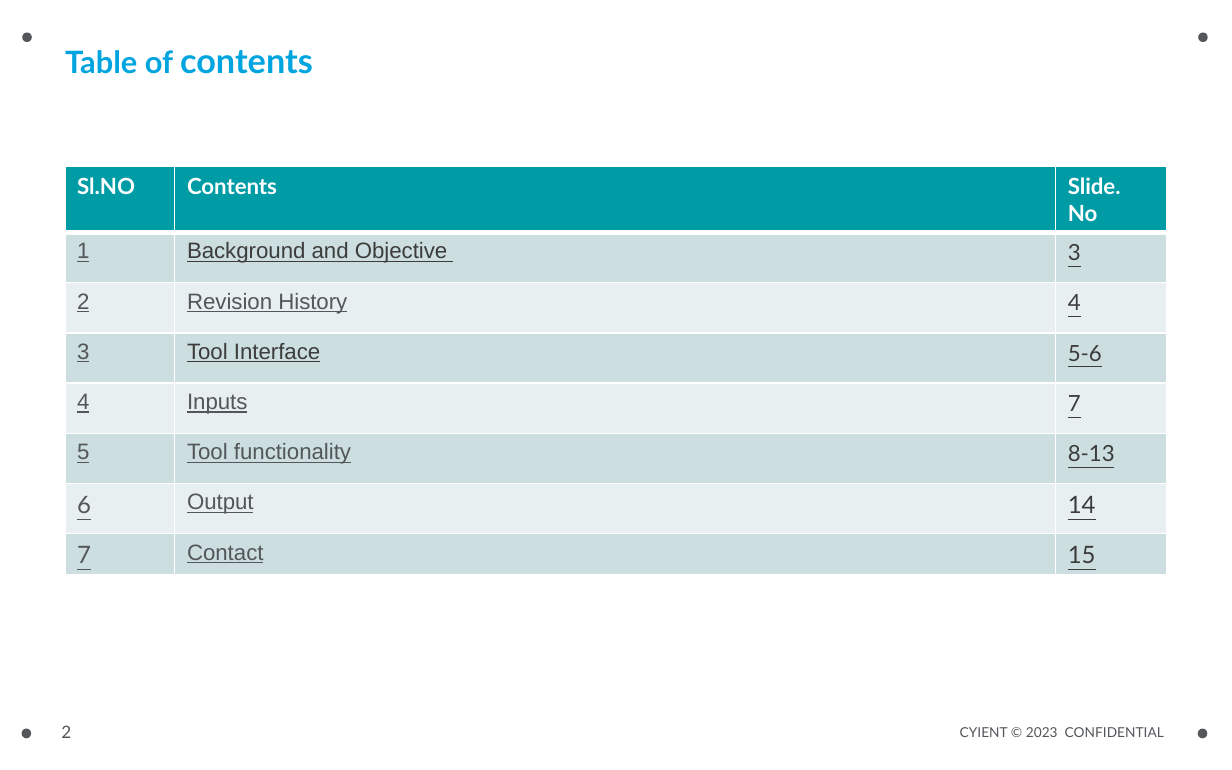
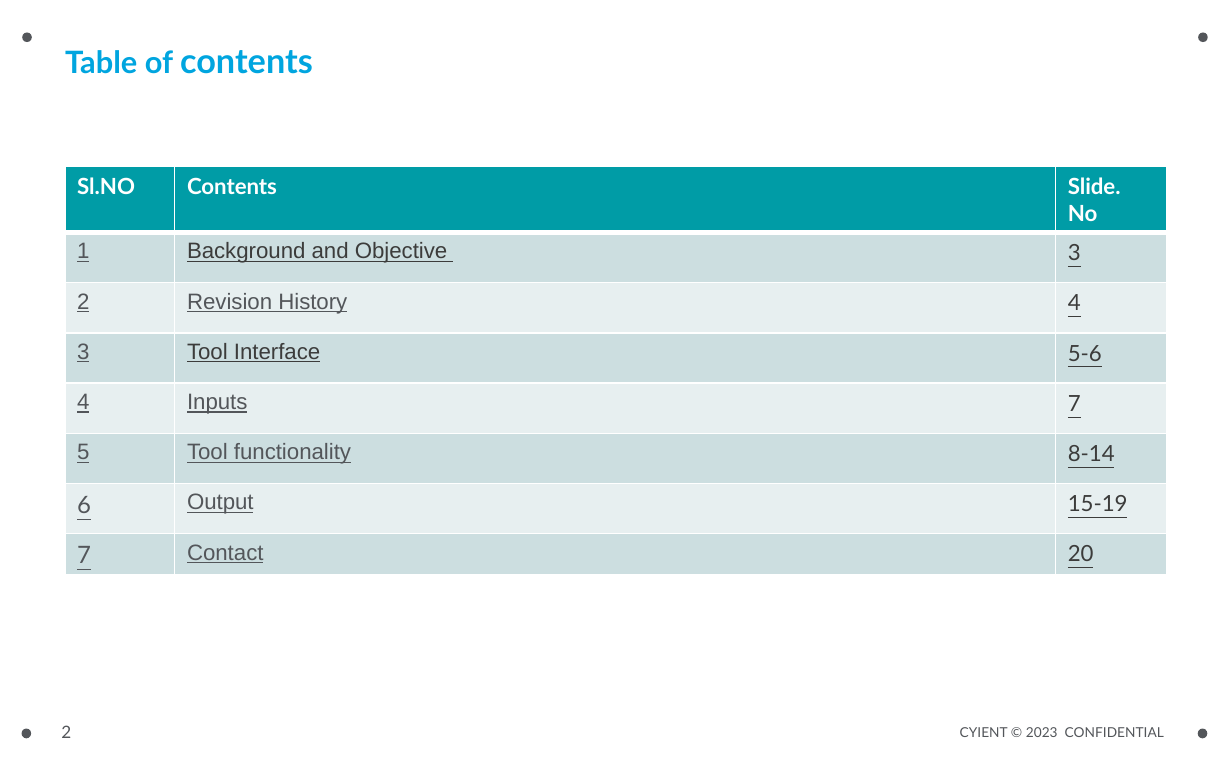
Before and after one commit to JeromeeKaram/FetchCaution, a slide deck: slide 2 of ExtractCautionsForEM/bin/Debug/bin/ExtractCautionsFromEngineManualTool.pptx. Drawn at 1232x770 pixels with LibreOffice and Linux fonts; fonts in the diff are those of the drawing. Boxes give left, top, right and bottom in pixels: in the first picture for what was removed or moved away, otherwise in the second. Text is boxed around its words. In the diff, an @@ line names an element or a change of style, - is before the commit and + after.

```diff
--- a/ExtractCautionsForEM/bin/Debug/bin/ExtractCautionsFromEngineManualTool.pptx
+++ b/ExtractCautionsForEM/bin/Debug/bin/ExtractCautionsFromEngineManualTool.pptx
@@ table at [65,166,1168,574] @@
-row 6, column 3: 8-13
+row 6, column 3: 8-14
-row 7, column 3: 14
+row 7, column 3: 15-19
-row 8, column 3: 15
+row 8, column 3: 20
```
Also in this commit, not shown: 7 other slides changed, 5 slides added, 6 other files.
